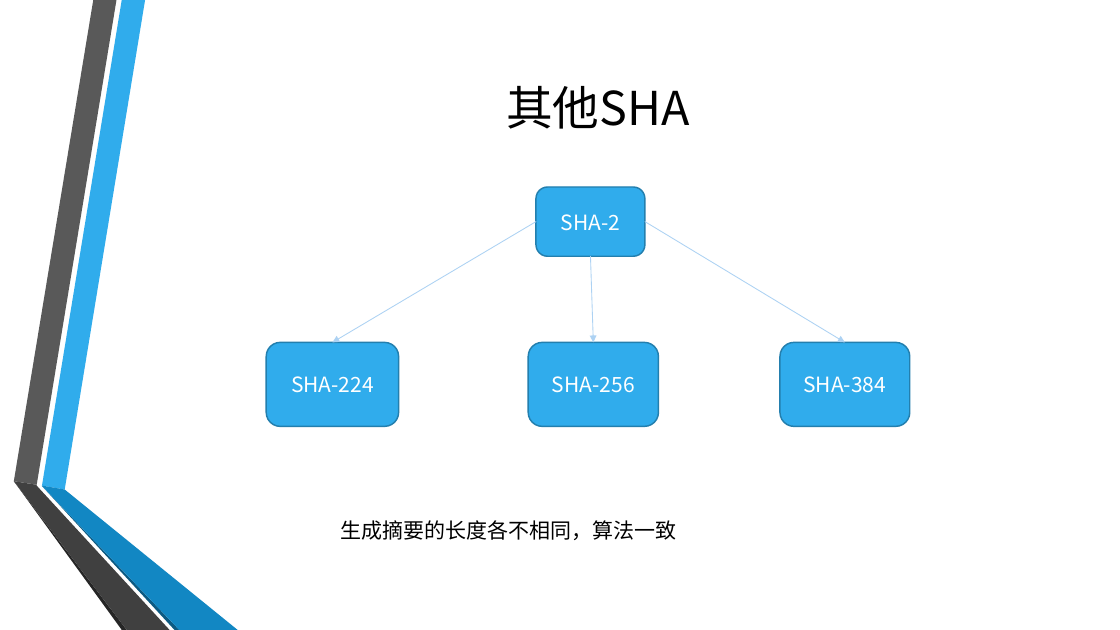
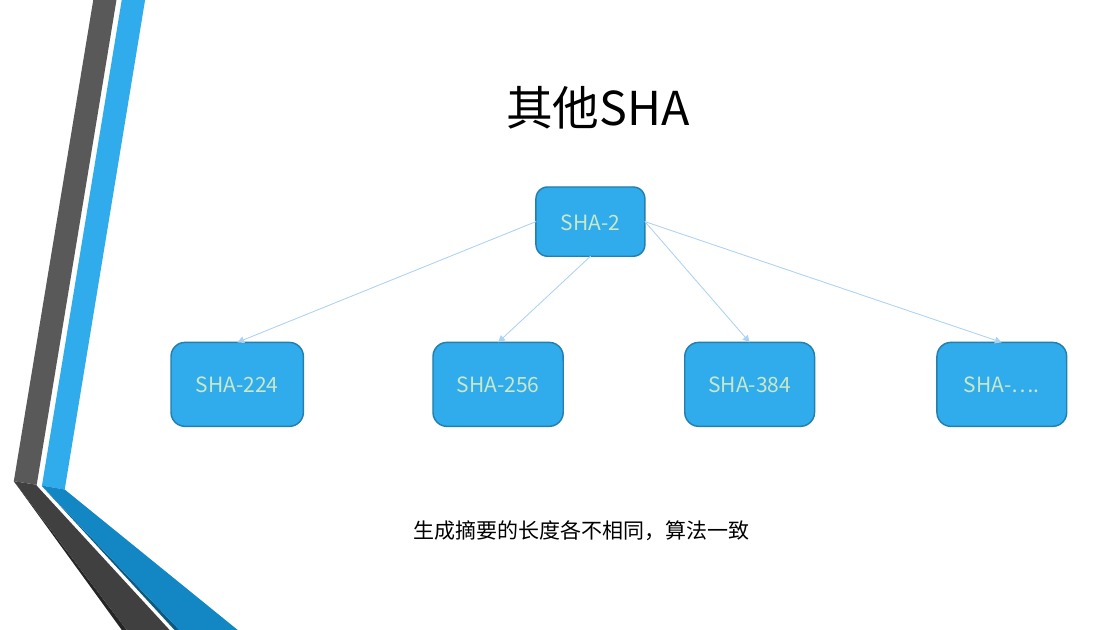
Before and after one commit to GloryXu/test-project, a slide deck: slide 6 of doc/安全.pptx. Drawn at 1120x630 pixels with LibreOffice and Linux fonts; fonts in the diff are those of the drawing; background and template pictures are left out. Boxes give left, top, right and bottom in pixels: in the first picture for what was removed or moved away, otherwise in the second. Text is boxed around its words. In the diff, an @@ line names an element or a change of style, - is before the commit and + after.

```diff
--- a/doc/安全.pptx
+++ b/doc/安全.pptx
@@ arrow moved from (536, 222) - (333, 343) to (536, 222) - (237, 343) @@
@@ arrow moved from (645, 222) - (845, 343) to (645, 222) - (749, 343) @@
@@ arrow added from (645, 222) to (1002, 343), #AED2F4 0.75 pt @@
@@ arrow moved from (591, 256) - (593, 343) to (591, 256) - (498, 343) @@
@@ text colour #FFFFFF to #C8E8C8 in 4 elements at (x1=536, y1=187, x2=645, y2=256), (x1=171, y1=343, x2=304, y2=427), (x1=685, y1=343, x2=815, y2=427), (x1=433, y1=343, x2=563, y2=427) @@
@@ 3 rounded rectangles moved together from (x1=266, y1=343, x2=911, y2=427) to (x1=171, y1=343, x2=815, y2=427) @@
@@ rounded rectangle added at (x1=937, y1=343, x2=1067, y2=427), fill #30ACEC, outline #247FAF 1.25 pt, 18 pt, text #C8E8C8 @@
+SHA-….
@@ text "生成摘要的长度各不相同，算法一致" moved from (x1=341, y1=520, x2=677, y2=540) to (x1=413, y1=520, x2=749, y2=540) @@
```
Also in this commit, not shown: 3 other slides changed, 4 slides added, 1 other file.
